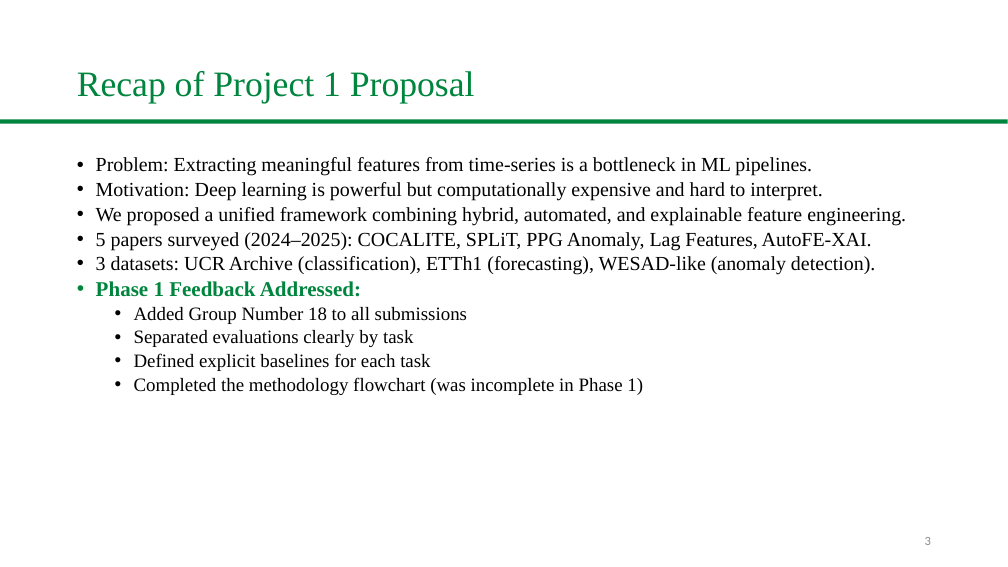
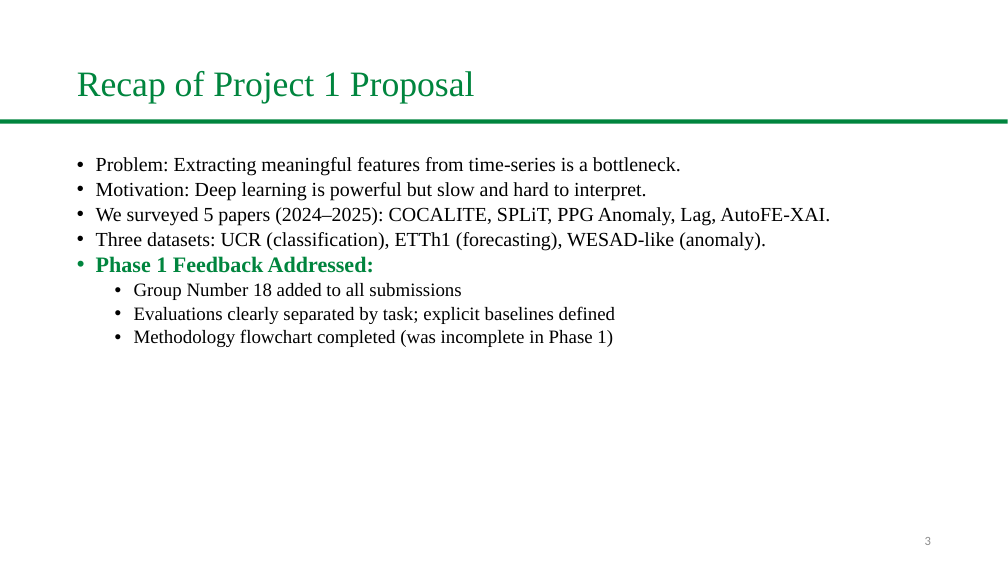
Before and after one commit to Ash-projects-personal/CSCE5222-Group18-FeatureEngineering, a slide deck: slide 3 of slides/Group18_UNT_Presentation.pptx. Drawn at 1008x567 pixels with LibreOffice and Linux fonts; fonts in the diff are those of the drawing; background and template pictures are left out. Boxes give left, top, right and bottom in pixels: in the first picture for what was removed or moved away, otherwise in the second. Text is boxed around its words. In the diff, an @@ line names an element or a change of style, - is before the commit and + after.

```diff
--- a/slides/Group18_UNT_Presentation.pptx
+++ b/slides/Group18_UNT_Presentation.pptx
@@ text at (96, 157, 830, 250): text changed @@
-• Problem: Extracting meaningful features from time-series is a bottleneck in ML pipelines.
-• Motivation: Deep learning is powerful but computationally expensive and hard to interpret.
-• We proposed a unified framework combining hybrid, automated, and explainable feature engineering.
-• 5 papers surveyed (2024–2025): COCALITE, SPLiT, PPG Anomaly, Lag Features, AutoFE-XAI.
-• 3 datasets: UCR Archive (classification), ETTh1 (forecasting), WESAD-like (anomaly detection).
+• Problem: Extracting meaningful features from time-series is a bottleneck.
+• Motivation: Deep learning is powerful but slow and hard to interpret.
+• We surveyed 5 papers (2024–2025): COCALITE, SPLiT, PPG Anomaly, Lag, AutoFE-XAI.
+• Three datasets: UCR (classification), ETTh1 (forecasting), WESAD-like (anomaly).
@@ text at (96, 256, 374, 273): size 20 to 21 pt in "Phase 1 Feedback Addressed:" @@
@@ text at (134, 283, 616, 347): text changed @@
-  • Added Group Number 18 to all submissions
-  • Separated evaluations clearly by task
-  • Defined explicit baselines for each task
-  • Completed the methodology flowchart (was incomplete in Phase 1)
+  • Group Number 18 added to all submissions
+  • Evaluations clearly separated by task; explicit baselines defined
+  • Methodology flowchart completed (was incomplete in Phase 1)
```
Also in this commit, not shown: 10 other slides changed, 4 slides removed, 2 other files.
